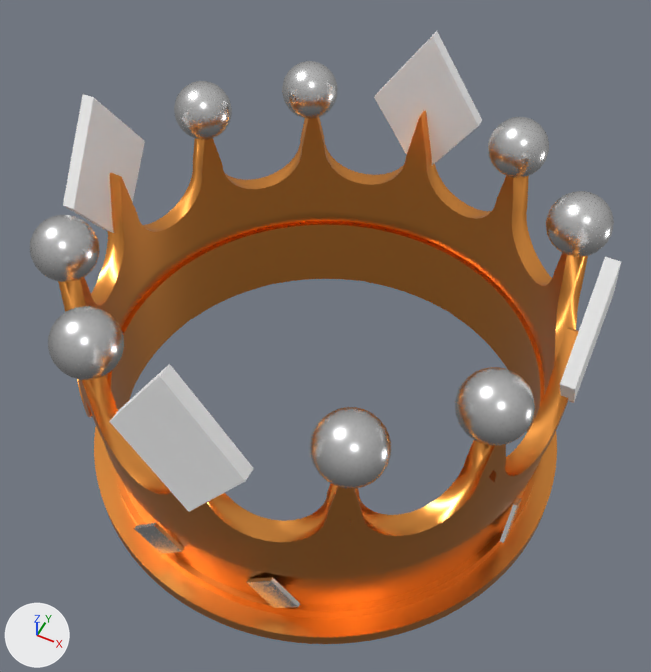
A saved change to the glTF model public/crown.glb.
Camera for both pictures: a 50 mm camera at (4.4, -8.8, 11.81) aimed at (0.1, -0.21, 1.07). The axes (+X, +Y, +Z) are drawn at lower left. The lights are the same throughout. Where no turn or scale is listed for an object, it has been applied to the vertices.

Script lines for the objects in view, before the commit:
```python
ob_plane_008 = bpy.data.objects.new('Plane.008', me_plane_010)
ob_plane_008.location = (0.0, 0.0, 0.0)
ob_plane_009 = bpy.data.objects.new('Plane.009', me_plane_011)
ob_plane_009.location = (0.0, 0.0, 0.0)
ob_plane_010 = bpy.data.objects.new('Plane.010', me_plane_012)
ob_plane_010.location = (0.0, 0.0, 0.0)
ob_plane_011 = bpy.data.objects.new('Plane.011', me_plane_013)
ob_plane_011.location = (0.0, 0.0, 0.0)
ob_sphere_004 = bpy.data.objects.new('Sphere.004', me_sphere_004)
ob_sphere_004.location = (0.0, 0.0, 0.0)
# also in view: 'Cylinder' at (0.0, 0.0, 0.6); 'Sphere.001' at (-3.21, -1.92, 3.0); 'Sphere' at (-1.84, -3.25, 3.0); 'Sphere.006' at (3.23, 1.88, 3.0); 'Sphere.005' at (1.93, -3.2, 3.0)
```
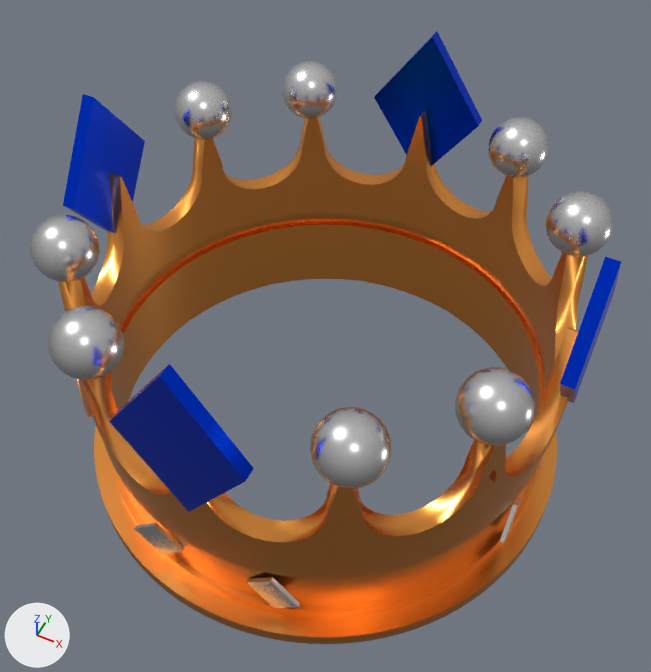
What changed in the scene script:
```text
Change mat_material_002:
    mat_material_002.base_color: (1.0, 1.0, 1.0) -> (0.0, 0.0589, 1.0)  # white #ffffff -> blue #0045ff
    mat_material_002.roughness: 1.0 -> 0.282
```

Where the change shows, as pixel boxes (x1, y1, x2, y2) in the pictures (651 x 672 px):
'Plane.010', recoloured, surface changed (white to blue)
    both: (109, 364, 254, 512)
'Plane.008', recoloured, surface changed (white to blue)
    both: (374, 31, 482, 165)
'Plane.011', recoloured, surface changed (white to blue)
    both: (63, 94, 145, 233)
'Plane.009', recoloured, surface changed (white to blue)
    both: (560, 257, 621, 403)
